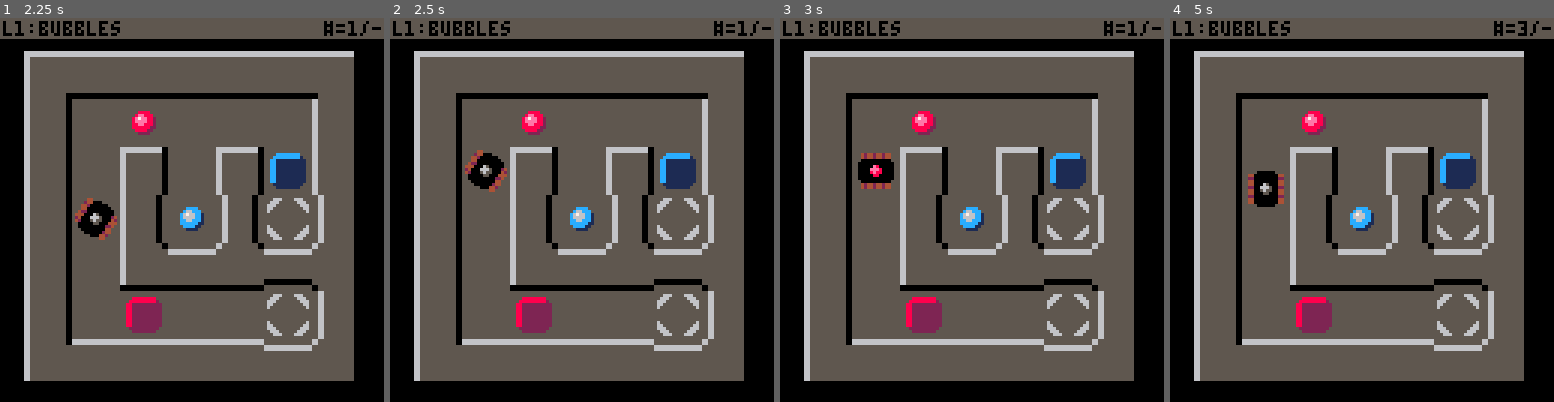
Above: before the commit, frames 1-4 (left to right).
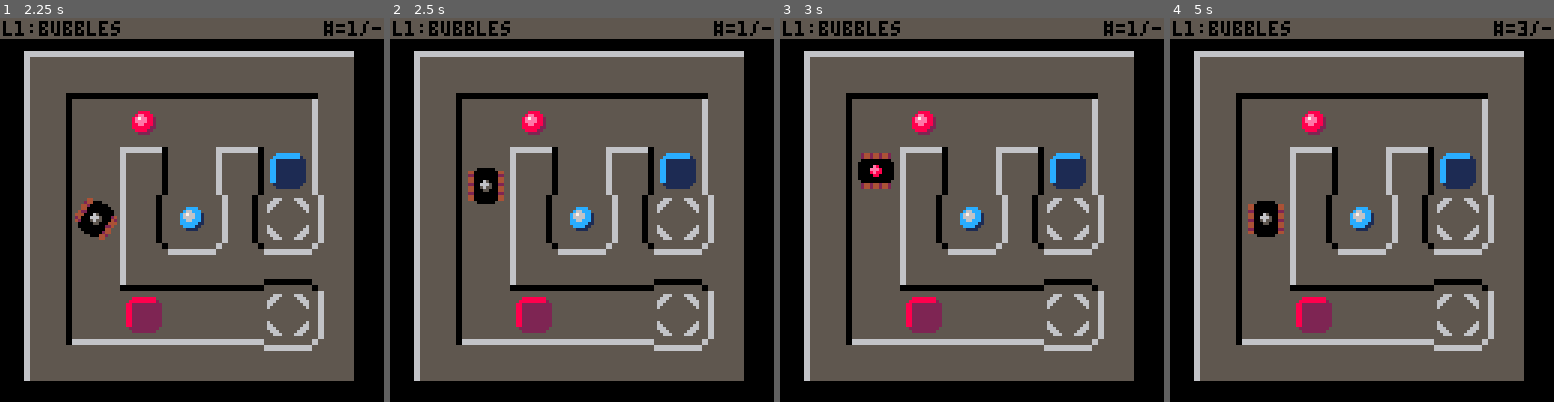
Above: after the commit, the same moments.

Repository: erwinbonsma/SokoBubbleP8
Game: PICO-8 cartridge sokobubble.p8
Two runs of this game, one before a commit and one after it. Both use one fixed random seed, a clock stepped at 60 frames per second and the inputs below.
Inputs:
- Up to frame 1 (2.25 s): tap X (X key) at 0.33, 1.07, 1.85 s; tap O (Z key) at 0.7, 1.7, 2.1 s; hold Right 1.6-2.1 s; hold Up from 2.15 s (still down)
- Up to frame 2 (2.5 s): release Up at 2.42 s; hold Right from 2.47 s (still down)
- Up to frame 3 (3 s): keep holding Right; tap O (Z key) at 2.5, 2.9 s; tap X (X key) at 2.97 s
- Up to frame 4 (5 s): release Right at 3.03 s; hold Left 3.08-3.58 s; tap O (Z key) every 0.4 s from 3.3 to 4.9 s; hold Down 3.63-3.97 s; hold Right 4.02-4.68 s; tap X (X key) at 4.08 s; hold Up from 4.73 s (still down)

Frame 1 is identical in both runs. In frame 2, 1.0% of the frame differs, in the area x 19-31%, y 34-49%; in frame 3, 0.2%; in frame 4, 1.4%, in the area x 20-30%, y 39-58%.

Commit message:
Only move one pixel per update cycle (again)

Diff:
--- a/sokobubble.p8
+++ b/sokobubble.p8
@@ -101,6 +101,9 @@
  {[4]=1,[9]=12,[10]=6} --blue
 }
 
+--sprite size
+ss=16
+
 track_anim_colors={4,2,13}
 
 easymode=true
@@ -568,8 +571,8 @@
 function box:new(x,y,c)
  local o=new_object(self)
 
- o.sx=x*8
- o.sy=y*8
+ o.sx=x*ss
+ o.sy=y*ss
  o.c=c
 
  return o
@@ -577,18 +580,19 @@
 
 function box:is_at(x,y)
  return (
-  self.sx==x*8 and self.sy==y*8
+  self.sx==x*ss
+  and self.sy==y*ss
  )
 end
 
 function box:on_tgt(level)
  if (
-  self.sx%8!=0 or self.sy%8!=0
+  self.sx%ss!=0 or self.sy%ss!=0
  ) then
   return false
  end
  local tgt=level:tgt_at(
-  self.sx\8,self.sy\8
+  self.sx\ss,self.sy\ss
  )
  return tgt==-1 or tgt==self.c
 end
@@ -604,8 +608,8 @@
 function player:new(x,y,bubble)
  local o=new_object(self)
 
- o.sx=x*8
- o.sy=y*8
+ o.sx=x*ss
+ o.sy=y*ss
  o.bubble=bubble
  o.sd=0
  o.dx=0
@@ -666,9 +670,9 @@
  local mov=args[1]
  local plyr=args[2]
 
- for i=1,8 do
+ for i=1,ss do
   plyr:_forward(mov)
-  if i!=8 then yield() end
+  if i!=ss then yield() end
  end
 end
 
@@ -678,20 +682,20 @@
 
  local start=1
  if (
-  plyr.sx%8!=0 or plyr.sy%8!=0
+  plyr.sx%ss!=0 or plyr.sy%ss!=0
  ) then
   --continuing prev push move
-  start=3
- end
-
- for i=start,10 do
+  start=5
+ end
+
+ for i=start,ss+4 do
   plyr:_forward(mov)
-  if i==2 then
+  if i==4 then
    sfx(0)
-  elseif i>2 then
+  elseif i>4 then
    mov.push_box:_push(mov)
   end
-  if i!=10 then yield() end
+  if i!=ss+4 then yield() end
  end
 
  if (
@@ -704,7 +708,7 @@
   yield() --allow anim swap
  else
   --retreat after placing box
-  for i=1,2 do
+  for i=1,4 do
    plyr:_backward(mov)
    yield()
   end
@@ -717,10 +721,11 @@
  end
 
  if (
-  self.sx%8==0 and self.sy%8==0
+  self.sx%ss==0
+  and self.sy%ss==0
  ) then
   local bub=game.level:bubble(
-   self.sx\8,self.sy\8
+   self.sx\ss,self.sy\ss
   )
   if (
    bub!=nil and bub!=self.bubble
@@ -744,7 +749,7 @@
  local lvl=game.level
  local ws=lvl:wall_size(x1,y1)
  if ws!=0 then
-  return 5-ws\2
+  return ss\2+2-ws
  end
 
  local box=box_at(x1,y1,game)
@@ -761,7 +766,7 @@
  if box!=nil then
   if box.c!=mov.src_c then
    --cannot move this box color
-   return 2
+   return 4
   end
   local x2=x1+mov.dx
   local y2=y1+mov.dy
@@ -785,8 +790,8 @@
   mov.src_y=self.mov.dst_y
   mov.src_c=self.mov.dst_c
  else
-  mov.src_x=self.sx\8
-  mov.src_y=self.sy\8
+  mov.src_x=self.sx\ss
+  mov.src_y=self.sy\ss
   mov.src_c=self.bubble
  end
 
@@ -873,12 +878,12 @@
   return false
  end
 
- self.sx=mov.src_x*8
- self.sy=mov.src_y*8
+ self.sx=mov.src_x*ss
+ self.sy=mov.src_y*ss
  self.rot=mov.ini_rot
  self.bubble=mov.ini_bubble
- mov.push_box.sx=mov.dst_x*8
- mov.push_box.sy=mov.dst_y*8
+ mov.push_box.sx=mov.dst_x*ss
+ mov.push_box.sy=mov.dst_y*ss
  game.mov_cnt=mov.ini_mov_cnt
 
  self.last_push_mov=nil
@@ -974,8 +979,8 @@
 
  spr(
   si,
-  lvl.sx0+self.sx*2,
-  lvl.sy0+self.sy*2,
+  lvl.sx0+self.sx,
+  lvl.sy0+self.sy,
   2,2
  )
  pal()
@@ -1125,8 +1130,8 @@
   bubble_pal(c)
   spr(
    160,
-   self.sx0+box.sx*2,
-   self.sy0+box.sy*2,
+   self.sx0+box.sx,
+   self.sy0+box.sy,
    2,2
   )
  end
